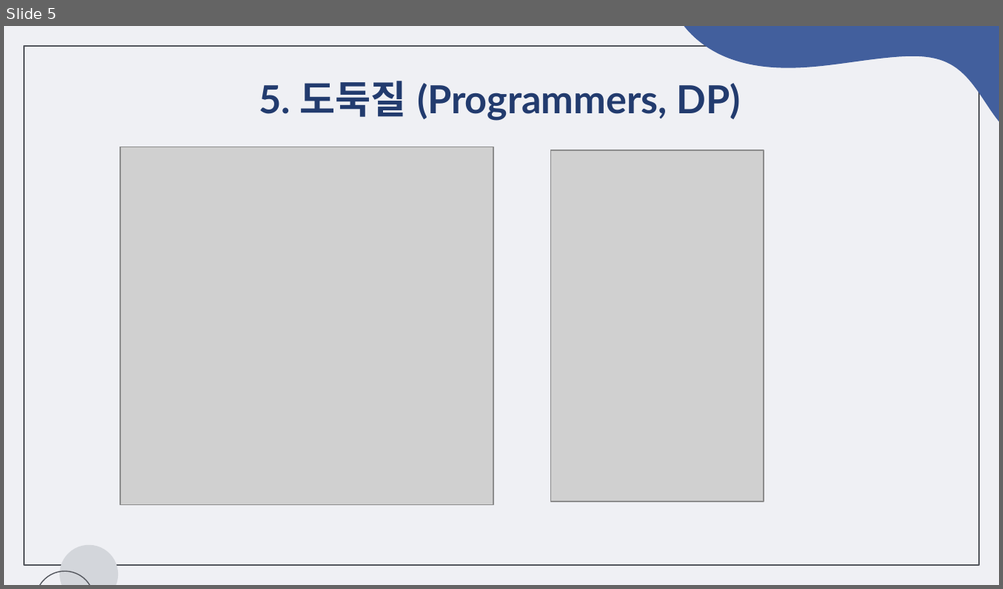
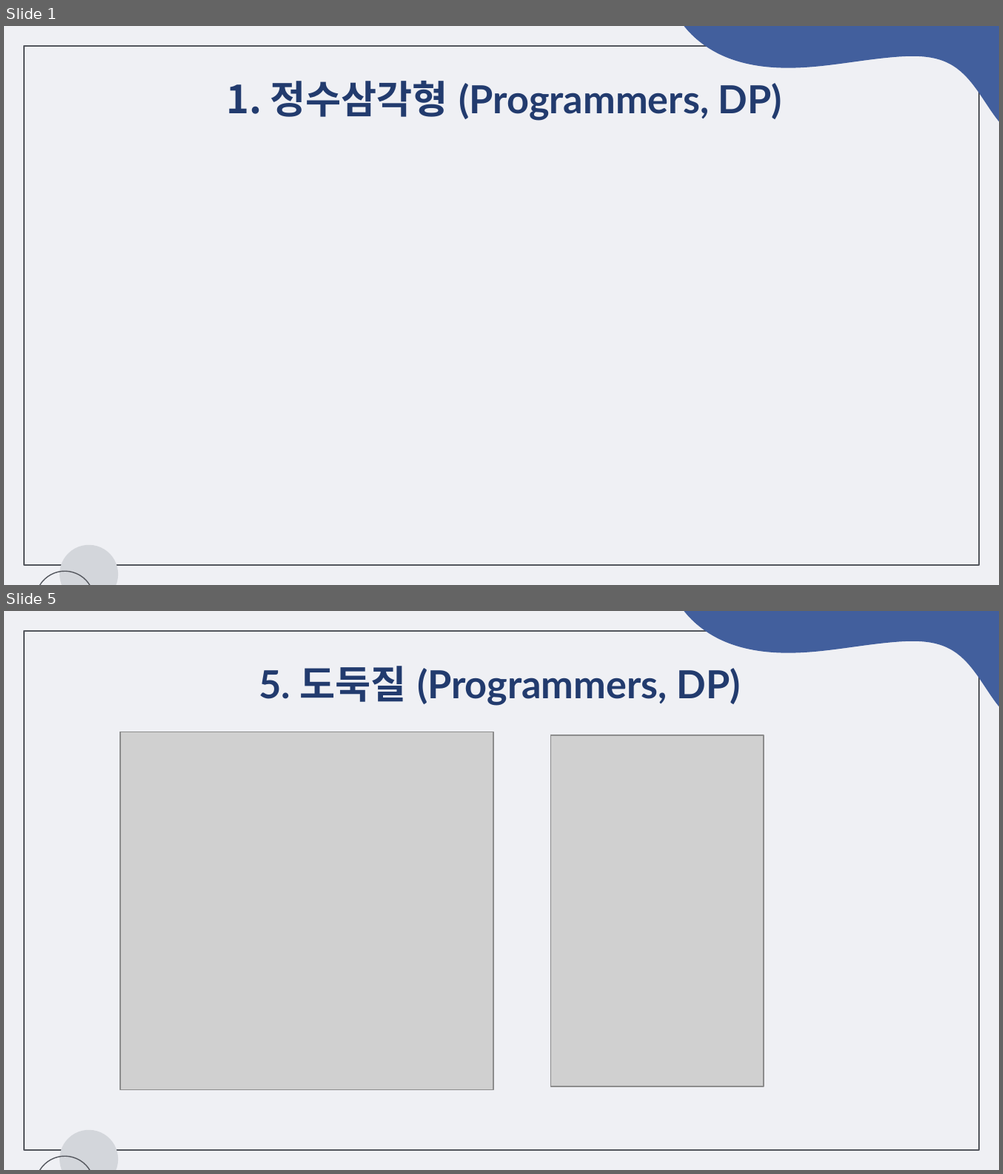
Before and after one commit to chaeeun-dev/CodingTest, a slide deck: 문제해결프로그래밍_숙제/제출용/숙제6_2022182035.pptx. Shown one above the other, each under a label of ours: slide 5 before the commit, slides 1 and 5 after it; the slides between them are not shown. The pictures are 1003x589 and 1003x1174 pixels, drawn with LibreOffice and Linux fonts; fonts in the diff are those of the drawing; grey boxes stand for pictures. Boxes give left, top, right and bottom in pixels: in the first picture for what was removed or moved away, otherwise in the second. Text is boxed around its words. In the diff, an @@ line names an element or a change of style, - is before the commit and + after.

```diff
--- a/문제해결프로그래밍_숙제/제출용/숙제6_2022182035.pptx
+++ b/문제해결프로그래밍_숙제/제출용/숙제6_2022182035.pptx
@@ slide 1 added at bbox=[4, 26, 999, 585], background #EFF0F4; not listed: 4 template elements that a slide beside it also shows @@
@@ title added at bbox=[270, 81, 782, 121], 28 pt, text #223B6E, bold @@
+1. 정수삼각형 (Programmers, DP)
```
Also in this commit, not shown: 8 other slides added, 6 slides removed, 8 other files.
